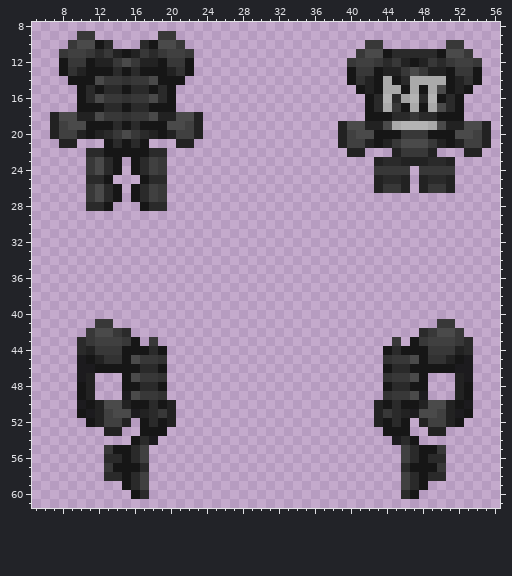
One commit to this pixel-art sprite: Resources/Textures/Clothing/OuterClothing/Armor/riot.rsi/equipped-OUTERCLOTHING.png. The first picture shows the starting point.
The file is 64x64 pixels. Colours within 5 levels of each other are drawn and written as one. Shown: x 5..56, y 8..61.
The same view after the edit:
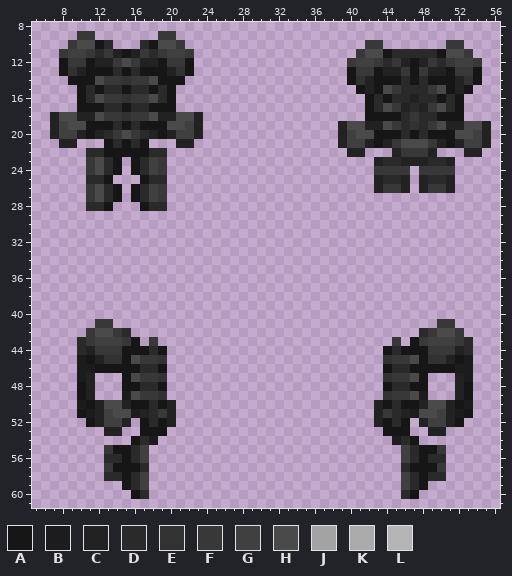
Palette (. is transparent): A #161616  B #1c1b1e  C #222222  D #2a2a2a  E #323232  F #383838  G #404040  H #4a4a4a  J #a3a3a3  K #aaaaaa  L #b4b4b4
From the commit log: Removed NT logo
Edits made:
The author changed colour D to colour A in row 18 at x 45.
The author changed colour F to colour A in row 20 at x 47.
The author changed colour H to colour A in row 13 at x 47.
The author changed colour K to colour A in row 14 at x 44, 47 and 49 to 50.
The author changed colour L to colour A in row 16 at x 44.
The author changed colour A to colour C in row 17 at x 46 and 48.
The author changed colour L to colour C in row 16 at x 47.
The author changed colour A to colour D in row 15 at x 46 and 48.
The author changed colour F to colour D in row 20 at x 46 and 48.
The author changed colour J to colour D in row 16 at x 46.
The author changed colour K to colour D in row 14 at x 48; in row 15 at x 47; in row 17 at x 47.
The author changed colour L to colour D in row 16 at x 49; in row 19 at x 46 and 48.
The author changed colour L to colour E in row 19 at x 47.
The author changed colour K to colour F in row 15 at x 45 and 49; in row 17 at x 49; in row 19 at x 45 and 49.
The author changed colour K to colour H in row 15 at x 44; in row 17 at x 44.
